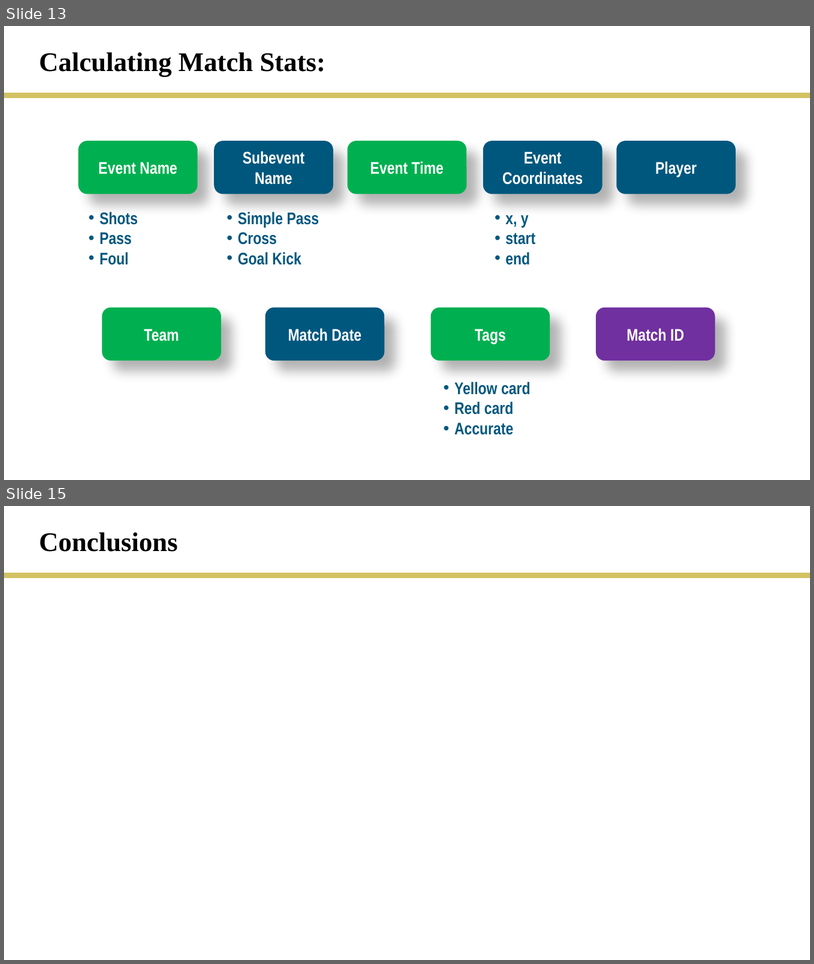
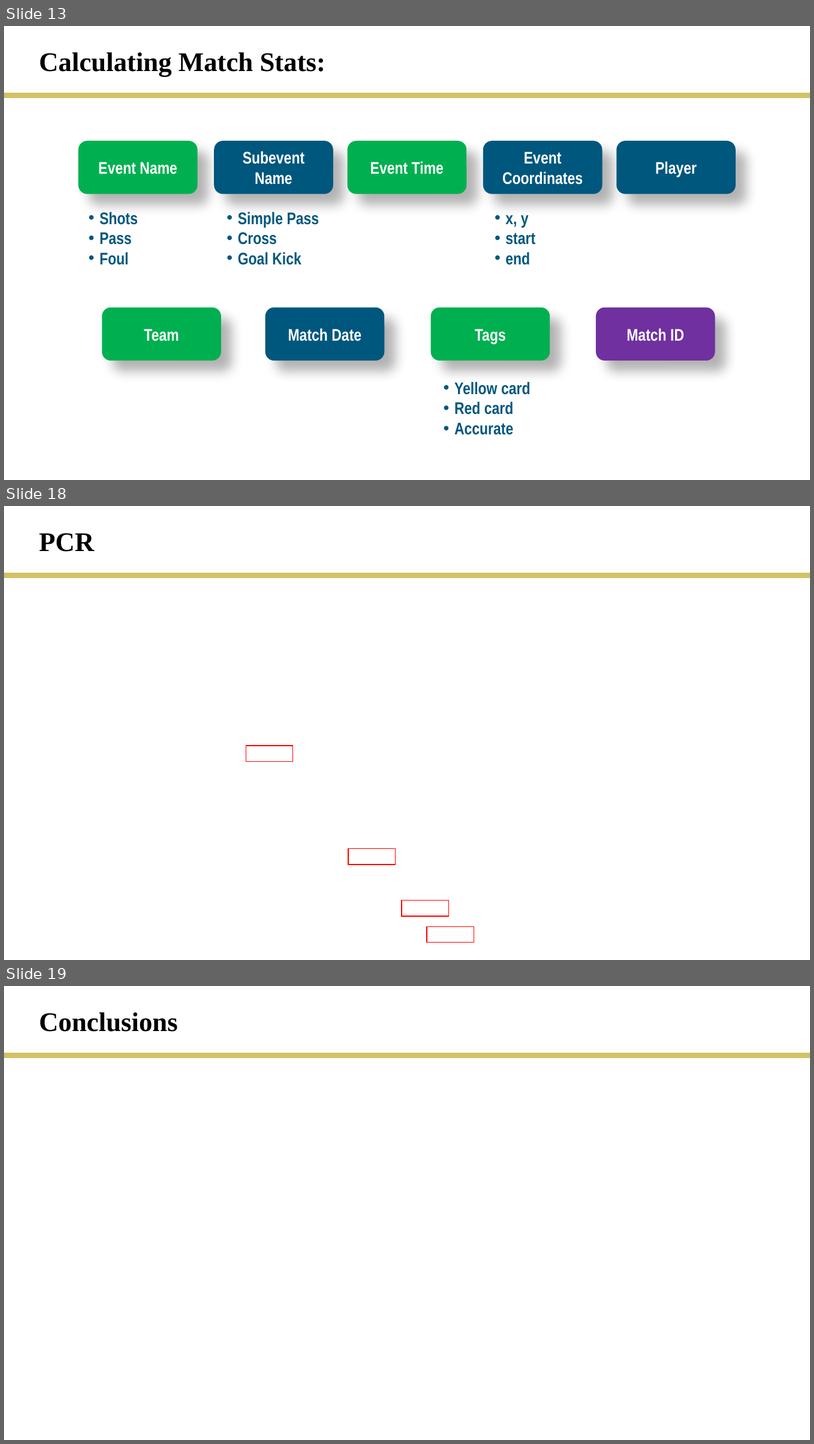
Before and after one commit to rmesina/T2_Codes-R-Us, a slide deck: final_project/T2_final_project.pptx. Shown one above the other, each under a label of ours: slides 13 and 15 before the commit, slides 13, 18 and 19 after it; the slides between them are not shown. The pictures are 814x964 and 814x1444 pixels, drawn with LibreOffice and Linux fonts; fonts in the diff are those of the drawing. Boxes give left, top, right and bottom in pixels: in the first picture for what was removed or moved away, otherwise in the second. Text is boxed around its words. In the diff, an @@ line names an element or a change of style, - is before the commit and + after.

```diff
--- a/final_project/T2_final_project.pptx
+++ b/final_project/T2_final_project.pptx
@@ slide 18 added at [4,506,810,960], background #FFFFFF @@
@@ text added at [39,533,94,552], 32 pt, text #000000, bold @@
+PCR
@@ line added from (4, 576) to (810, 576), #D2C264 6 pt @@
@@ rectangle added at [246,745,293,761], outline #FF0000 1 pt @@
@@ rectangle added at [348,849,395,864], outline #FF0000 1 pt @@
@@ rectangle added at [402,900,449,916], outline #FF0000 1 pt @@
@@ rectangle added at [427,927,474,942], outline #FF0000 1 pt @@
@@ what was slide 15 is now slide 19 @@
```
Also in this commit, not shown: 1 slide changed, 4 other slides added, 1 slide removed, 4 other files.
